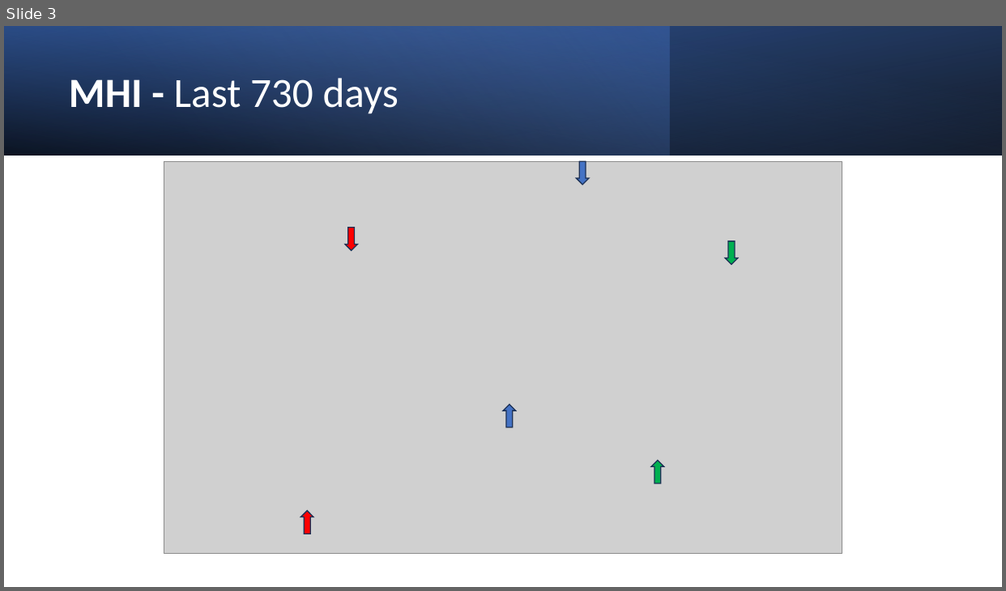
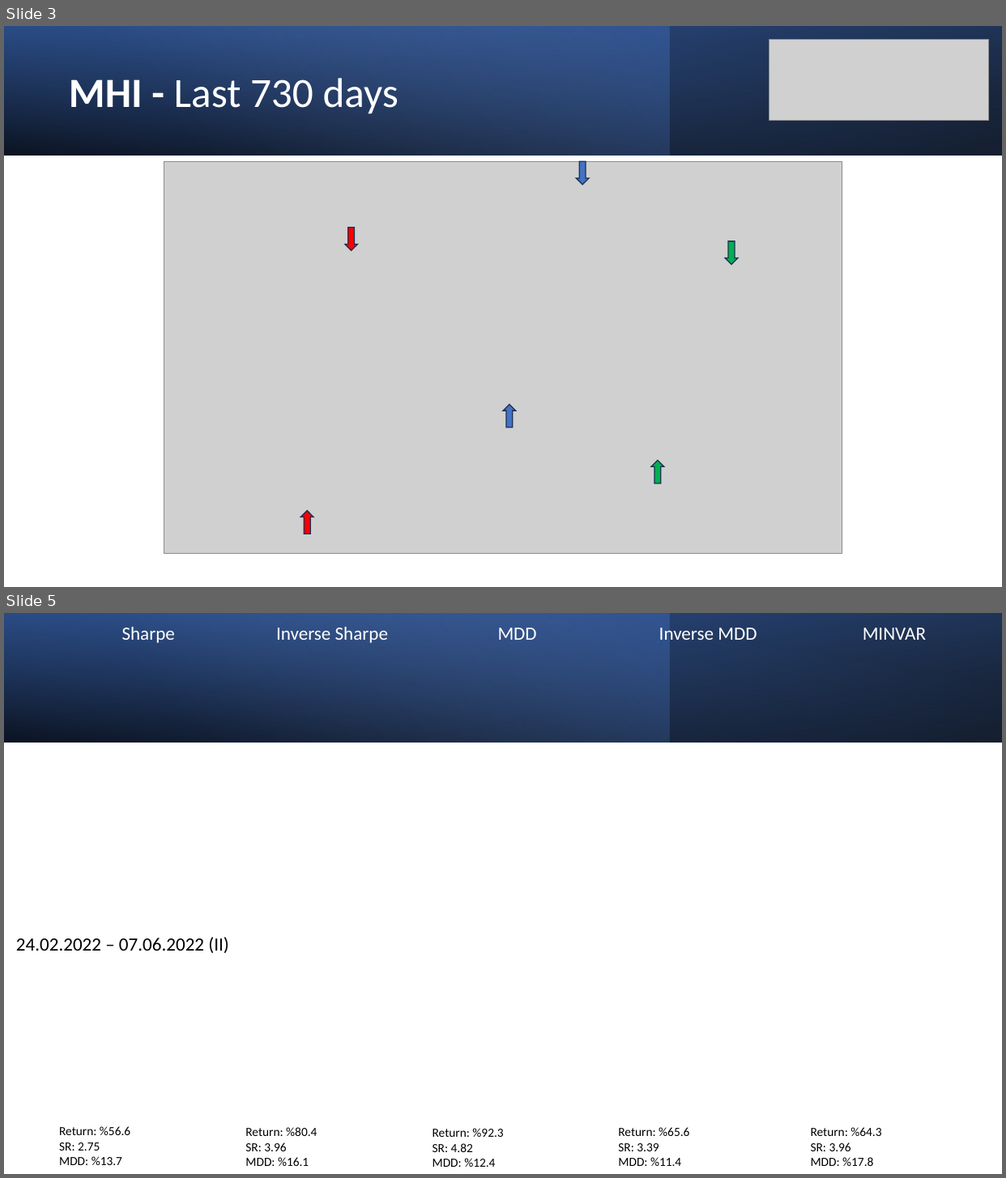
Before and after one commit to MarkovMarkowitz/MarkovMarkowitz, a slide deck: INVESTOR PRESENTATIONS/Investor Presentation v1.pptx. Shown one above the other, each under a label of ours: slide 3 before the commit, slides 3 and 5 after it; the slides between them are not shown. The pictures are 1006x591 and 1006x1178 pixels, drawn with LibreOffice and Linux fonts; fonts in the diff are those of the drawing; grey boxes stand for pictures. Boxes give left, top, right and bottom in pixels: in the first picture for what was removed or moved away, otherwise in the second. Text is boxed around its words. In the diff, an @@ line names an element or a change of style, - is before the commit and + after.

```diff
--- a/INVESTOR PRESENTATIONS/Investor Presentation v1.pptx
+++ b/INVESTOR PRESENTATIONS/Investor Presentation v1.pptx
@@ slide 5 added at (4,613,1002,1174), background #FFFFFF @@
@@ rectangle added at (4,613,1002,742), fill gradient #000000 to #2F5597 @@
@@ rectangle added at (4,613,670,742), fill gradient #4472C4 to #8FAADC @@
@@ rectangle added at (4,613,1002,742), fill gradient #000000 to #4472C4 @@
@@ text added at (122,627,926,643), 18 pt, text #FFFFFF @@
+Sharpe Inverse Sharpe MDD Inverse MDD MINVAR
@@ text added at (16,937,229,953), 18 pt, text #000000 @@
+24.02.2022 – 07.06.2022 (II)
@@ text added at (59,1127,130,1165), 12 pt, text #000000 @@
+Return: %56.6
+SR: 2.75
+MDD: %13.7
@@ text added at (245,1127,317,1166), 12 pt, text #000000 @@
+Return: %80.4
+SR: 3.96
+MDD: %16.1
@@ text added at (432,1128,503,1167), 12 pt, text #000000 @@
+Return: %92.3
+SR: 4.82
+MDD: %12.4
@@ text added at (618,1127,689,1166), 12 pt, text #000000 @@
+Return: %65.6
+SR: 3.39
+MDD: %11.4
@@ text added at (811,1127,881,1166), 12 pt, text #000000 @@
+Return: %64.3
+SR: 3.96
+MDD: %17.8
@@ slide 3 changed as well @@
@@ picture added at (769,40,989,120) @@
```
Also in this commit, not shown: 3 other slides changed, 6 other slides added, 2 other files.
